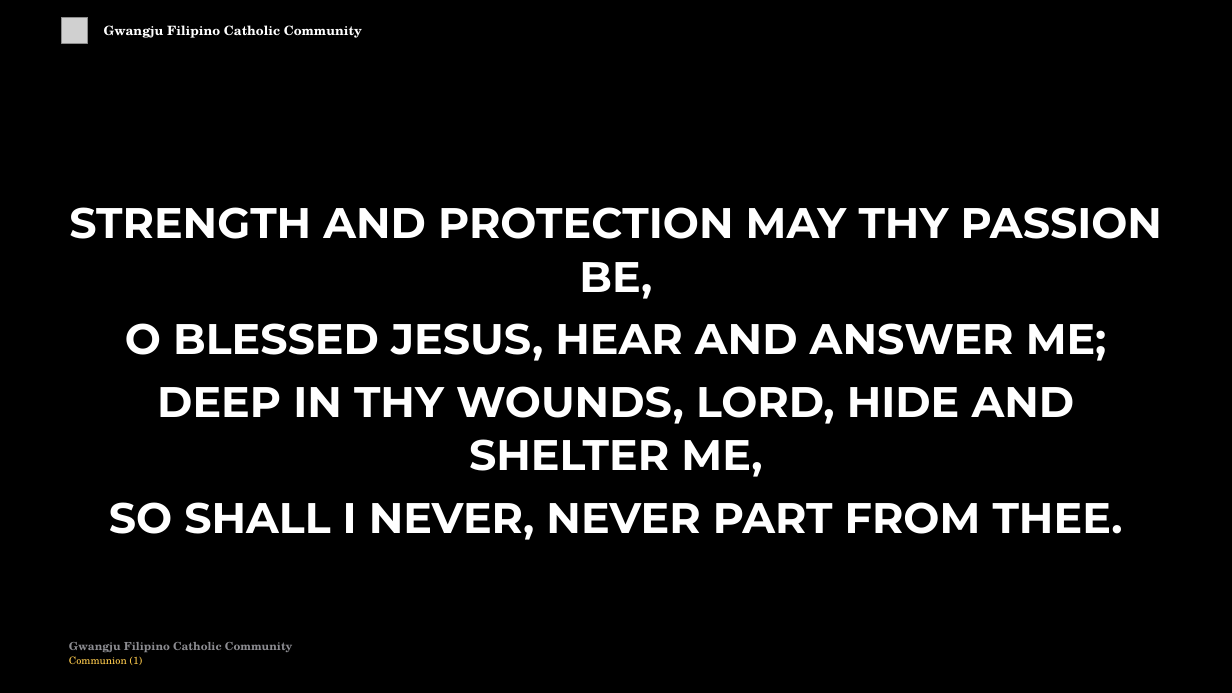
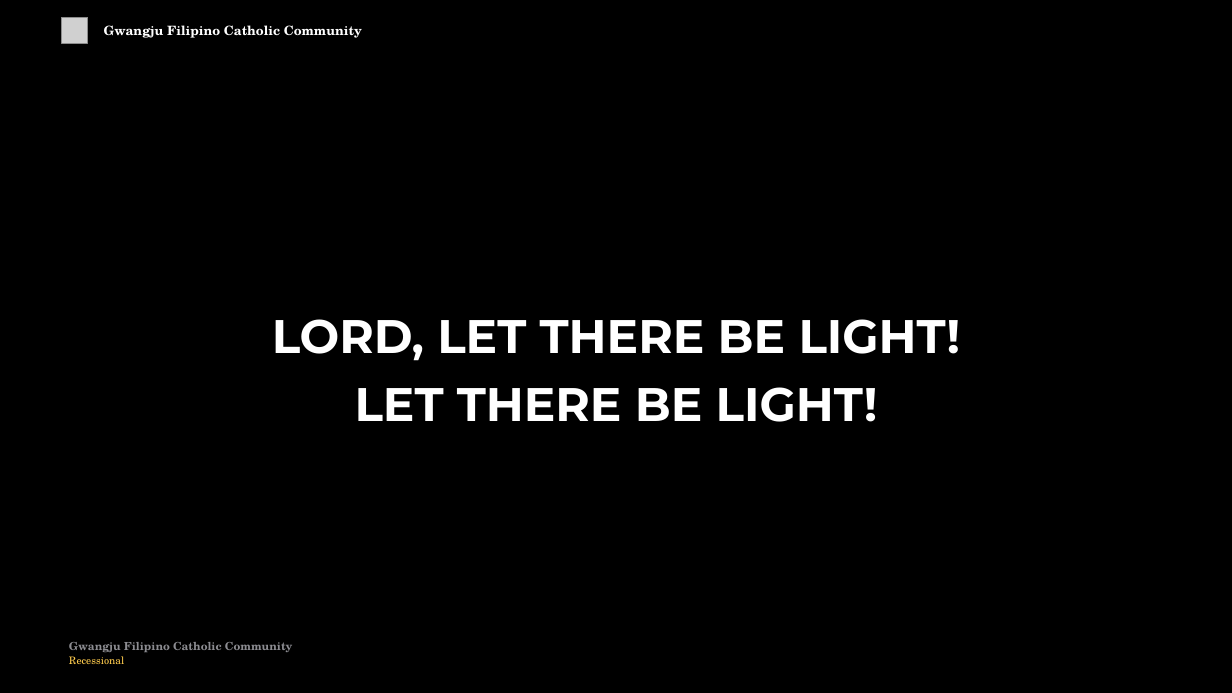
Before and after one commit to divinogabriel9/verbum, a slide deck: slide 81 of outputs/GFCC17May2026_Eastertide.pptx (slide 54 before the commit). Drawn at 1232x693 pixels with LibreOffice and Linux fonts; fonts in the diff are those of the drawing; grey boxes stand for pictures. Boxes give left, top, right and bottom in pixels: in the first picture for what was removed or moved away, otherwise in the second. Text is boxed around its words. In the diff, an @@ line names an element or a change of style, - is before the commit and + after.

```diff
--- a/outputs/GFCC17May2026_Eastertide.pptx
+++ b/outputs/GFCC17May2026_Eastertide.pptx
@@ text at (272, 319, 961, 422): text changed; size 50 to 55 pt @@
-STRENGTH AND PROTECTION MAY THY PASSION BE,
-O BLESSED JESUS, HEAR AND ANSWER ME;
-DEEP IN THY WOUNDS, LORD, HIDE AND SHELTER ME,
-SO SHALL I NEVER, NEVER PART FROM THEE.
+LORD, LET THERE BE LIGHT!
+LET THERE BE LIGHT!
@@ text at (69, 656, 124, 664): text changed @@
-Communion (1)
+Recessional
```
Also in this commit, not shown: 10 other slides changed, 13 slides added, 2 slides removed, 11 other files.
